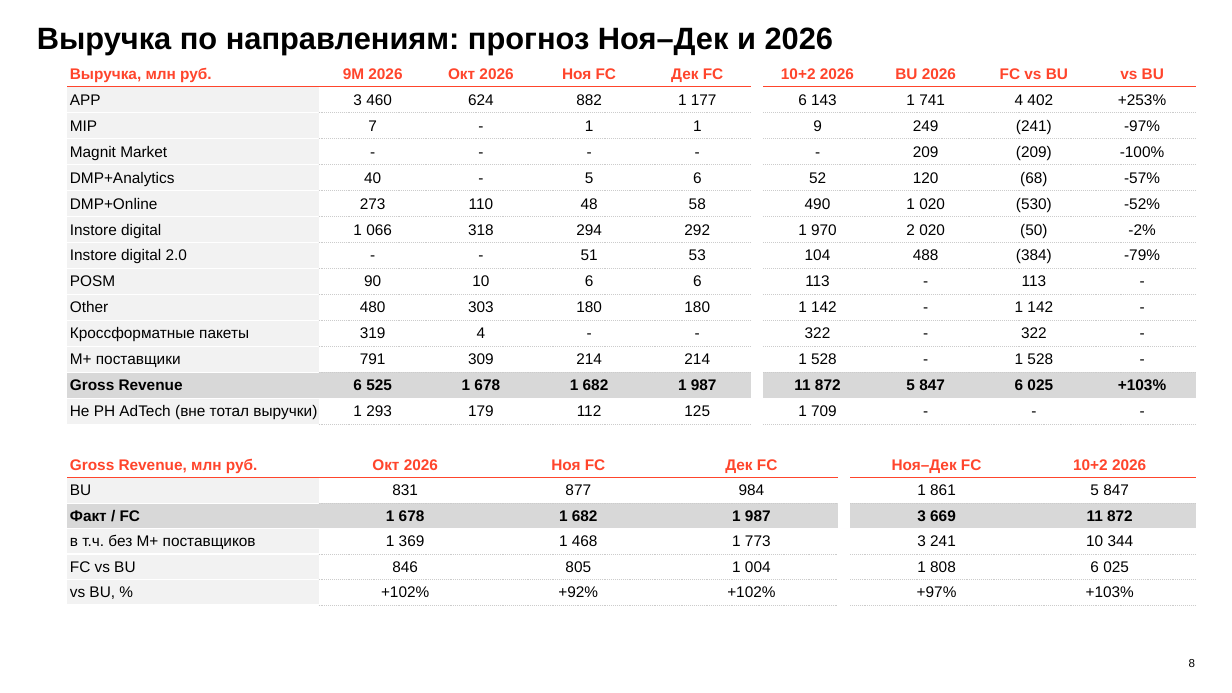
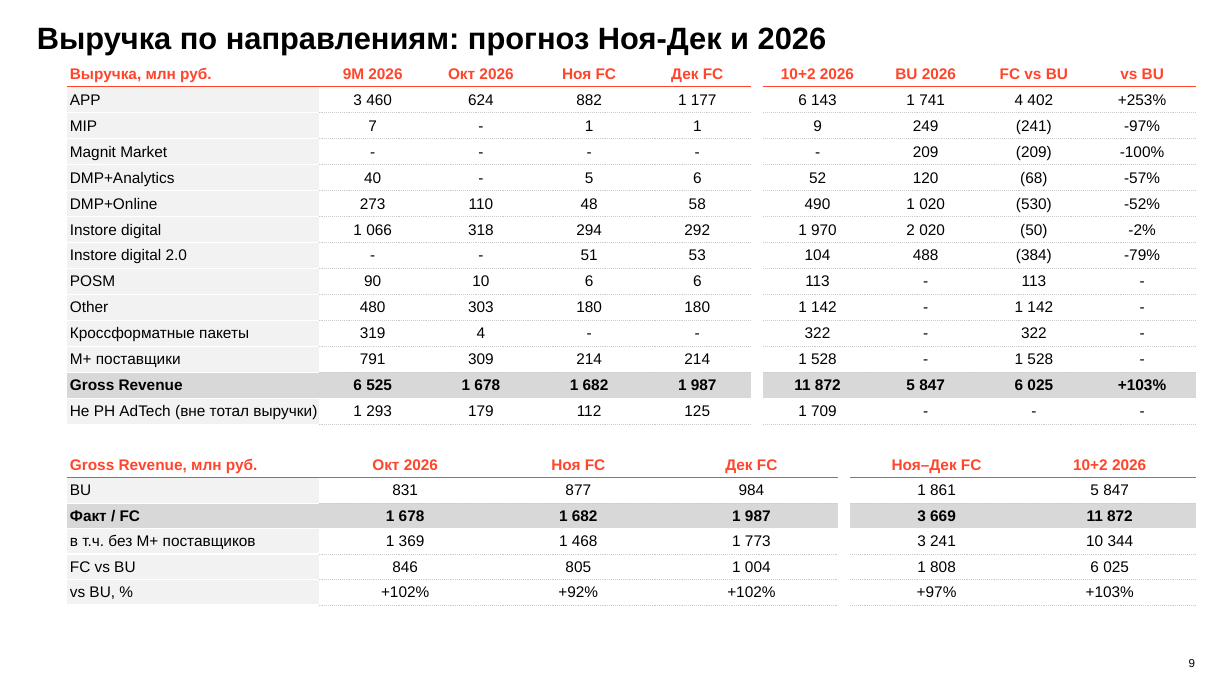
Before and after one commit to DenisMagnit/1, a slide deck: slide 9 of AT_FIN_OCT_2026.pptx (slide 8 before the commit). Drawn at 1232x693 pixels with LibreOffice and Linux fonts; fonts in the diff are those of the drawing; background and template pictures are left out. Boxes give left, top, right and bottom in pixels: in the first picture for what was removed or moved away, otherwise in the second. Text is boxed around its words. In the diff, an @@ line names an element or a change of style, - is before the commit and + after.

```diff
--- a/AT_FIN_OCT_2026.pptx
+++ b/AT_FIN_OCT_2026.pptx
@@ text at (37, 27, 826, 54): text changed @@
-Выручка по направлениям: прогноз Ноя–Дек и 2026
+Выручка по направлениям: прогноз Ноя-Дек и 2026
```
Also in this commit, not shown: 8 other slides changed, 1 slide added, 1 slide removed.
